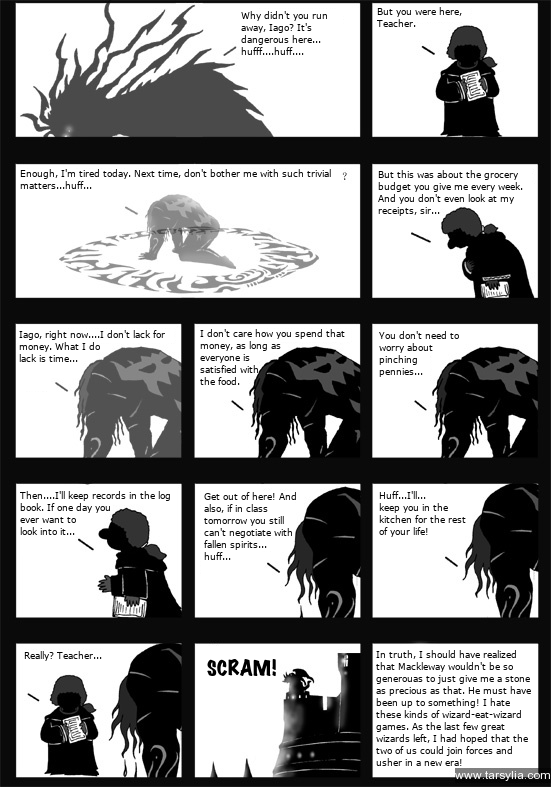
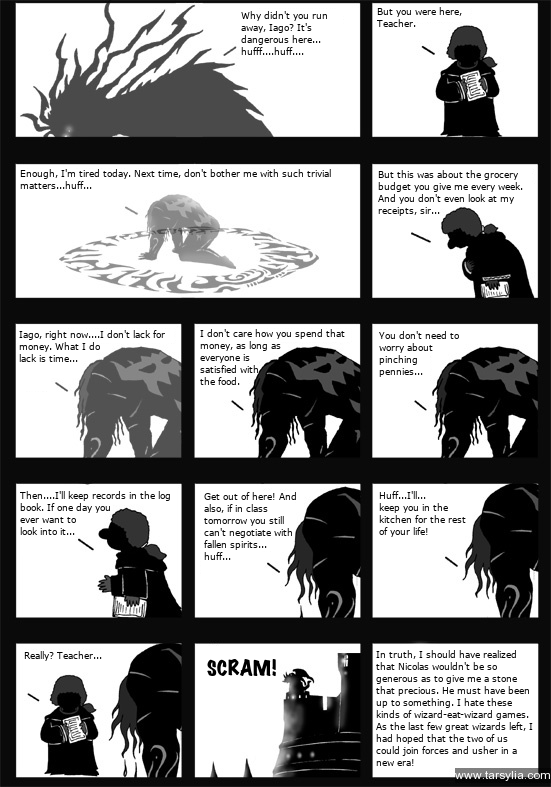
The second (551, 787) image is a revision of the first. Changes to its layers:
painted on "In truth, I should have realiz..." over [376,662,533,766]
painted on "tales-of-tarsylia-chapter17-liliang-12.jpg" over [339,168,352,183]
